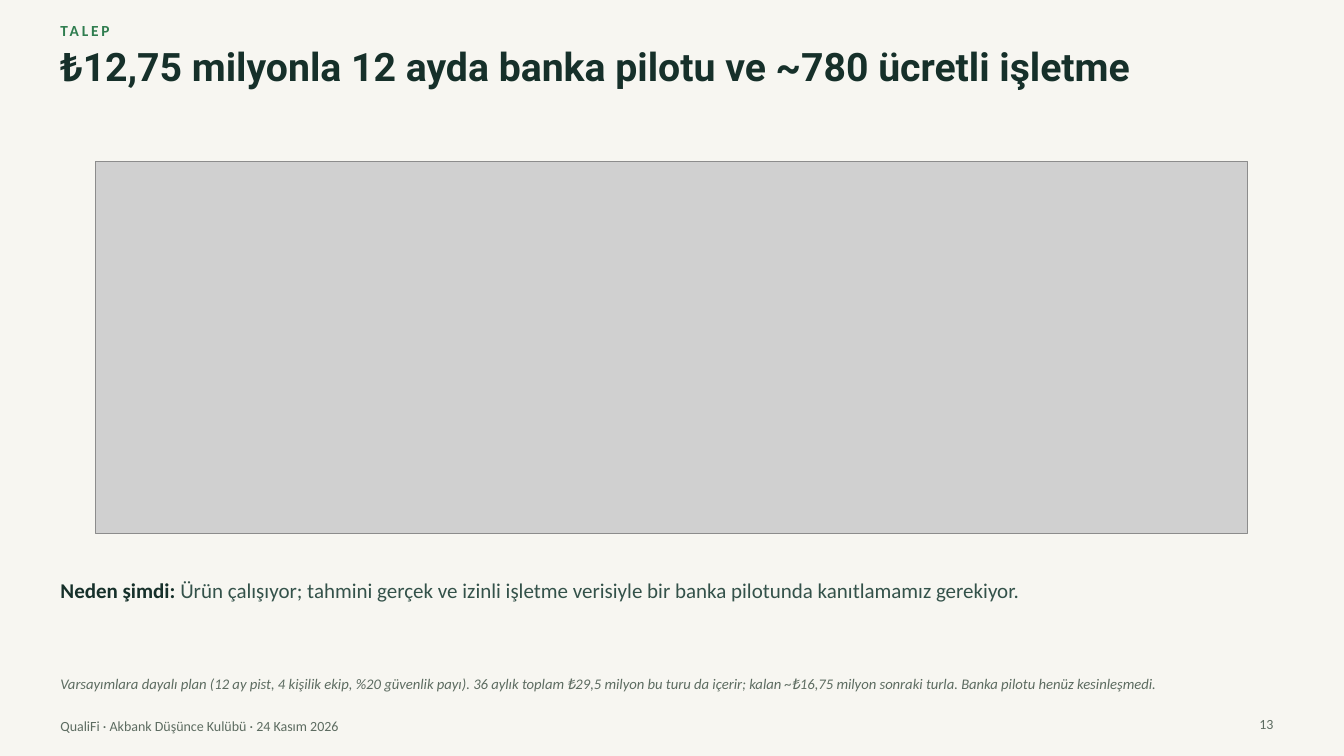
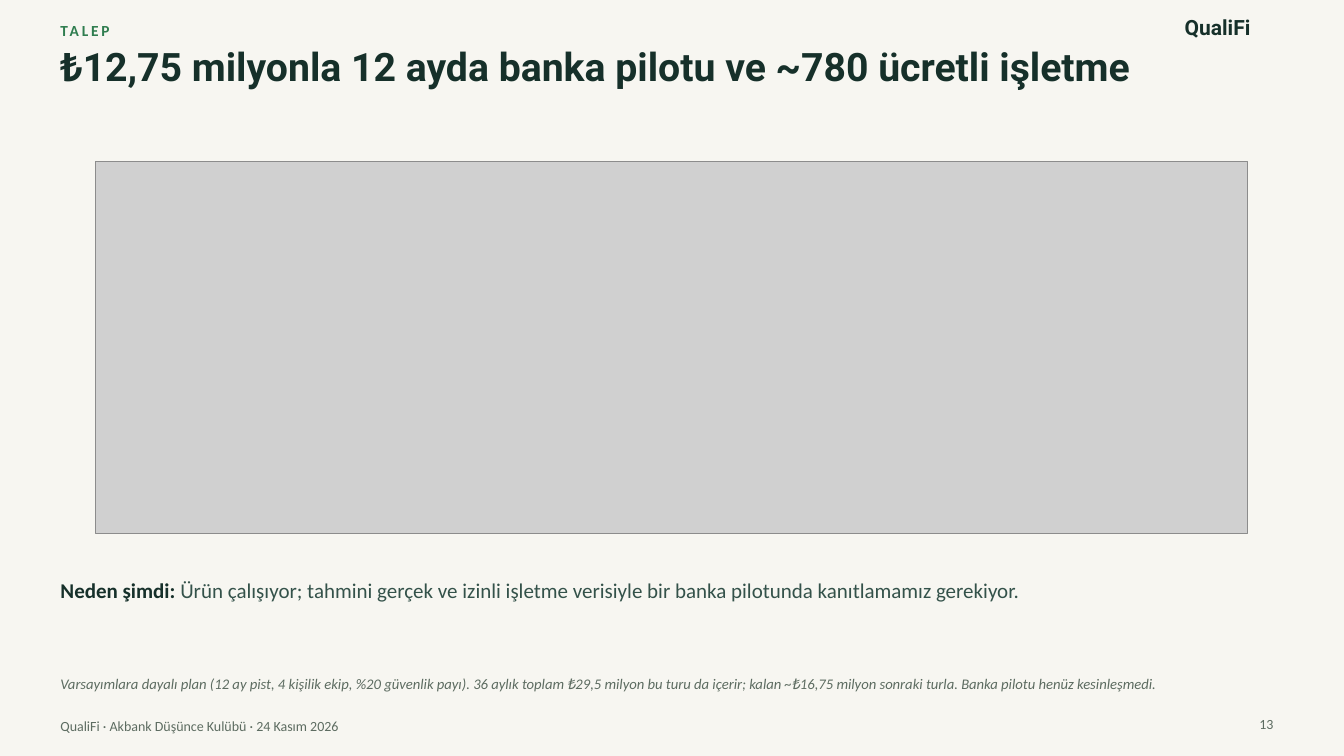
Before and after one commit to Talhaguler1/qualifi-41598058, a slide deck: slide 13 of marketing/presentation-2026-11-24/QualiFi-final-sunum.pptx. Drawn at 1344x756 pixels with LibreOffice and Linux fonts; fonts in the diff are those of the drawing; grey boxes stand for pictures; background and template pictures are left out. Boxes give left, top, right and bottom in pixels: in the first picture for what was removed or moved away, otherwise in the second. Text is boxed around its words. In the diff, an @@ line names an element or a change of style, - is before the commit and + after.

```diff
--- a/marketing/presentation-2026-11-24/QualiFi-final-sunum.pptx
+++ b/marketing/presentation-2026-11-24/QualiFi-final-sunum.pptx
@@ text added at [1185, 19, 1251, 38], 15 pt, text #16302A, bold @@
+QualiFi
```
Also in this commit, not shown: 23 other slides changed, 6 other files.
